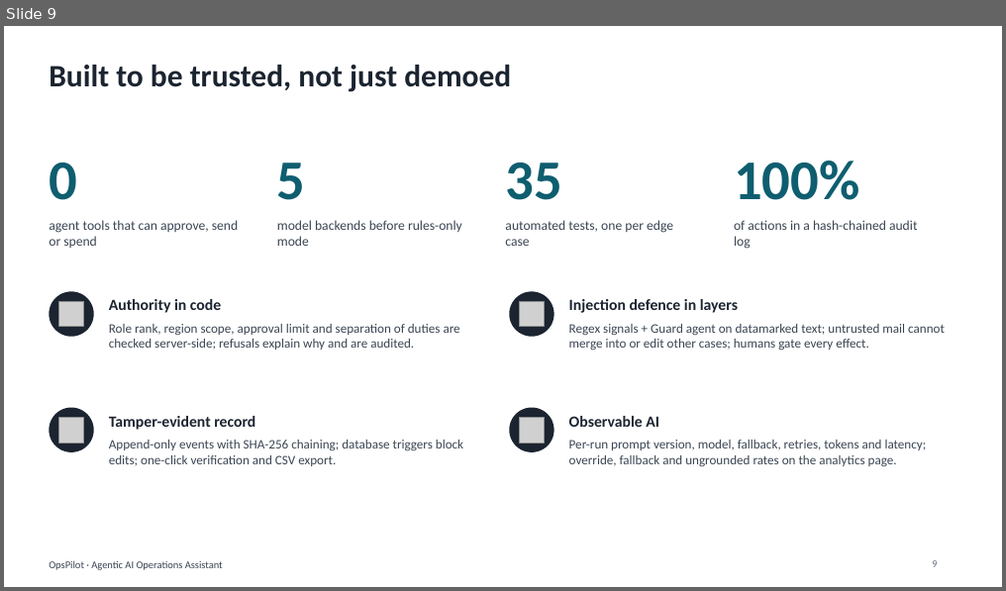
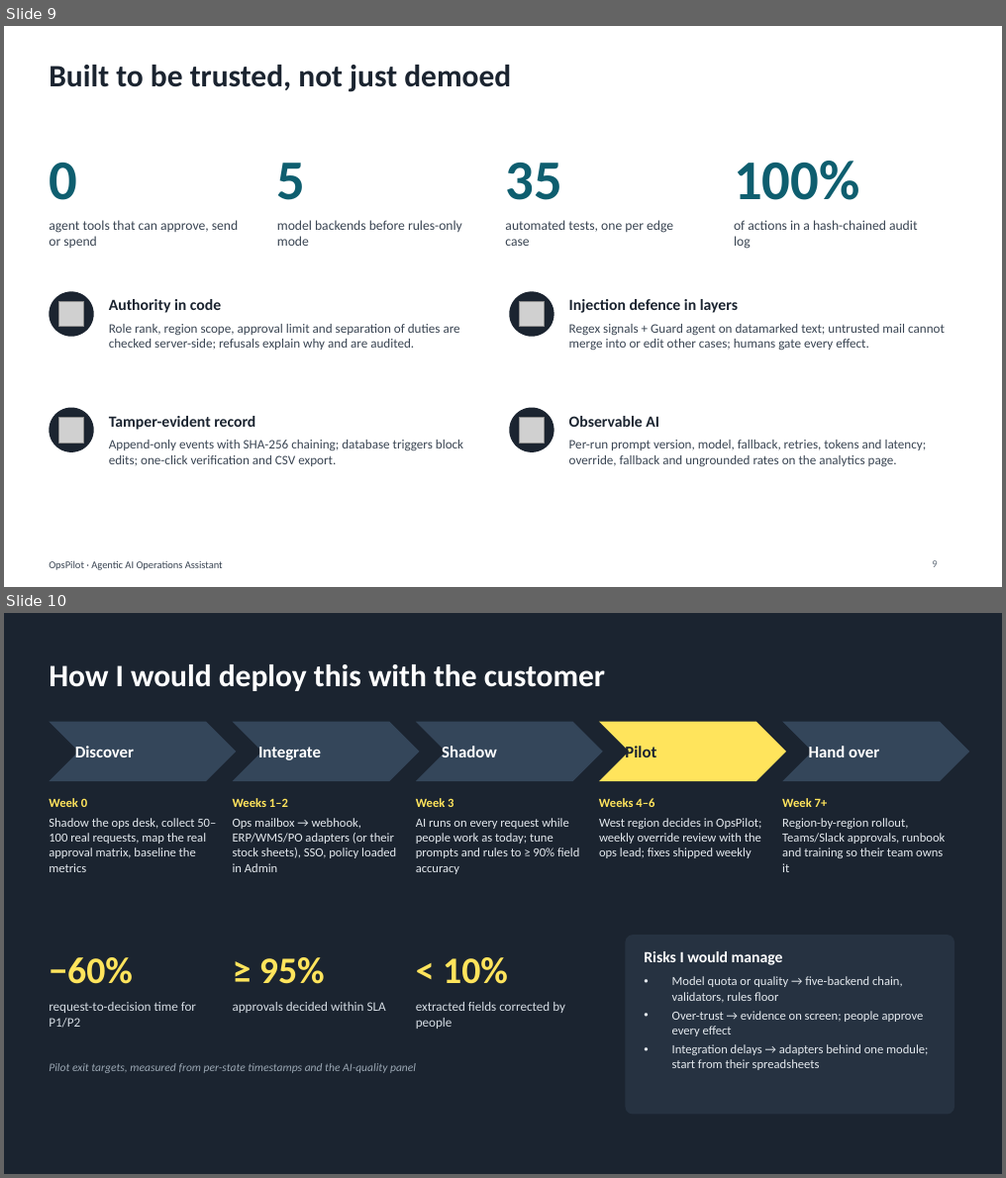
Before and after one commit to RishabhRaizada/agentic-ops-assistant, a slide deck: docs/OpsPilot-deck.pptx. Shown one above the other, each under a label of ours: slide 9 before the commit, slides 9 and 10 after it. The pictures are 1006x591 and 1006x1178 pixels, drawn with LibreOffice and Linux fonts; fonts in the diff are those of the drawing; grey boxes stand for pictures. Boxes give left, top, right and bottom in pixels: in the first picture for what was removed or moved away, otherwise in the second. Text is boxed around its words. In the diff, an @@ line names an element or a change of style, - is before the commit and + after.

Commit message:
FDE framing: deployment plan in PRD/deck/README; show dependencies and stakeholders; live HITL flow script

```diff
--- a/docs/OpsPilot-deck.pptx
+++ b/docs/OpsPilot-deck.pptx
@@ slide 10 added at [4,613,1002,1174], background #1B2430 @@
@@ text added at [49,664,605,691], 30 pt, text #FFFFFF, bold @@
+How I would deploy this with the customer
@@ chevron added at [49,722,236,781], fill #34465A @@
@@ chevron added at [233,722,420,781], fill #34465A @@
@@ chevron added at [416,722,603,781], fill #34465A @@
@@ chevron added at [599,722,786,781], fill #FFE45C @@
@@ chevron added at [782,722,969,781], fill #34465A @@
@@ text added at [75,746,134,758], 16 pt, text #FFFFFF, bold @@
+Discover
@@ text added at [258,747,321,761], 16 pt, text #FFFFFF, bold @@
+Integrate
@@ text added at [442,746,497,758], 16 pt, text #FFFFFF, bold @@
+Shadow
@@ text added at [625,746,656,758], 16 pt, text #1B2430, bold @@
+Pilot
@@ text added at [809,746,879,758], 16 pt, text #FFFFFF, bold @@
+Hand over
@@ text added at [49,798,87,807], 12 pt, text #FFE45C, bold @@
+Week 0
@@ text added at [49,818,216,872], 12 pt, text #E4E9EE @@
+Shadow the ops desk, collect 50–100 real requests, map the real approval matrix, baseline the metrics
@@ text added at [233,798,288,807], 12 pt, text #FFE45C, bold @@
+Weeks 1–2
@@ text added at [233,818,396,872], 12 pt, text #E4E9EE @@
+Ops mailbox → webhook, ERP/WMS/PO adapters (or their stock sheets), SSO, policy loaded in Admin
@@ text added at [416,798,453,807], 12 pt, text #FFE45C, bold @@
+Week 3
@@ text added at [416,818,579,874], 12 pt, text #E4E9EE @@
+AI runs on every request while people work as today; tune prompts and rules to ≥ 90% field accuracy
@@ text added at [599,798,654,807], 12 pt, text #FFE45C, bold @@
+Weeks 4–6
@@ text added at [599,818,761,859], 12 pt, text #E4E9EE @@
+West region decides in OpsPilot; weekly override review with the ops lead; fixes shipped weekly
@@ text added at [782,798,828,807], 12 pt, text #FFE45C, bold @@
+Week 7+
@@ text added at [782,818,944,872], 12 pt, text #E4E9EE @@
+Region-by-region rollout, Teams/Slack approvals, runbook and training so their team owns it
@@ rounded rectangle added at [626,935,954,1115], fill #263241 @@
@@ text added at [49,958,133,984], 36 pt, text #FFE45C, bold @@
+−60%
@@ text added at [259,958,325,984], 36 pt, text #FFE45C, bold @@
+≥ 95%
@@ text added at [443,958,508,984], 36 pt, text #FFE45C, bold @@
+< 10%
@@ text added at [644,952,783,965], 15 pt, text #FFFFFF, bold @@
+Risks I would manage
@@ text added at [672,976,928,1070], 12 pt, text #E4E9EE @@
+• Model quota or quality → five-backend chain, validators, rules floor
+• Over-trust → evidence on screen; people approve every effect
+• Integration delays → adapters behind one module; start from their spreadsheets
@@ text added at [49,1002,196,1028], 12.5 pt, text #D5DCE3 @@
+request-to-decision time for P1/P2
@@ text added at [233,1002,386,1013], 12.5 pt, text #D5DCE3 @@
+approvals decided within SLA
@@ text added at [416,1002,565,1029], 12.5 pt, text #D5DCE3 @@
+extracted fields corrected by people
@@ text added at [49,1063,416,1073], 11 pt, text #9AA6B2, italic @@
+Pilot exit targets, measured from per-state timestamps and the AI-quality panel
```
Also in this commit, not shown: 1 slide changed, 1 slide removed, 7 other files.
